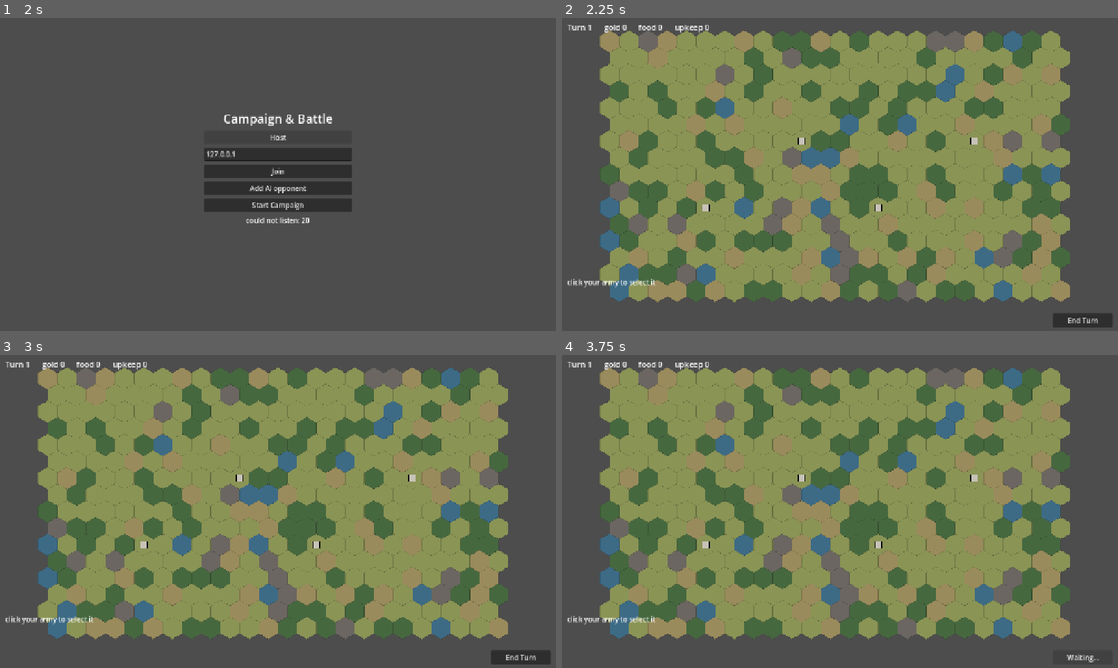
Above: before the commit, frames 1-4 (two rows, left to right).
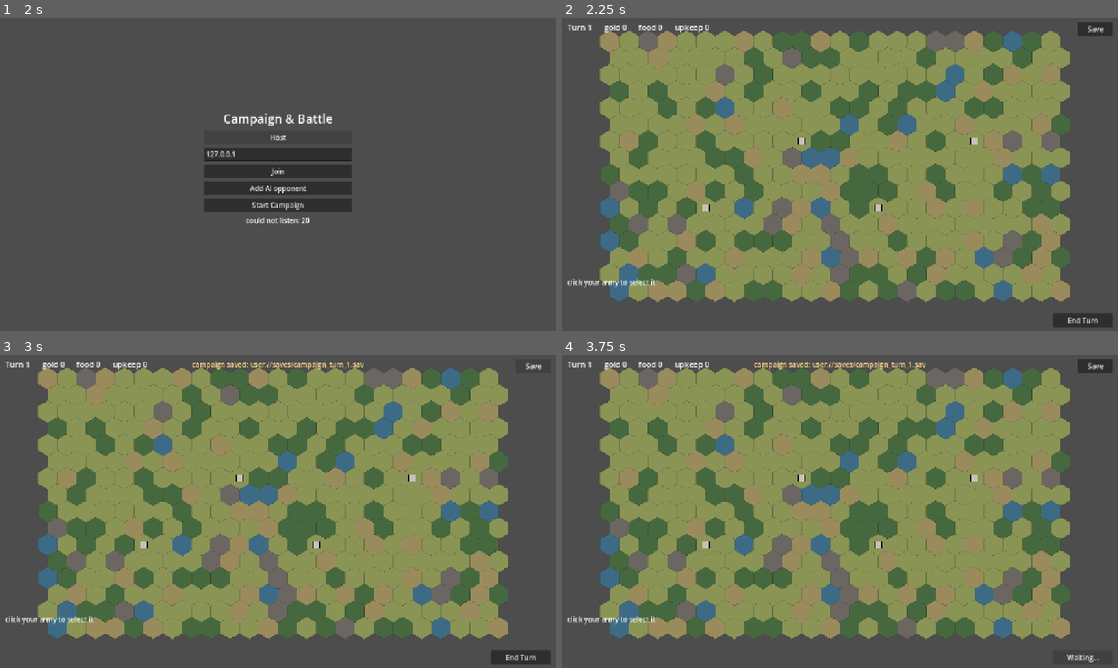
Above: after the commit, the same moments.

Repository: batfiowoof/Frontage
Game: Godot game, scene res://view/main.tscn
The game is run twice, just before and just after one commit, with the same random seed, the same clock (stepped at 60 frames per second) and the same inputs.
Inputs (mouse positions are in pixels of both pictures, inside the frame that each line leads up to):
- Up to frame 1 (2 s): tap Enter at 0.5 s; move the mouse to (400, 158) at 0.52 s; hold D 0.53-1.25 s; click (400, 158) at 0.67 s; click "Host" at 1.25 s
- Up to frame 2 (2.25 s): click "Start Campaign" at 2 s
- Up to frame 3 (3 s): click (533, 367) at 2.75 s, where only the run after the commit has a clickable "Save"
- Up to frame 4 (3.75 s): click "End Turn" at 3.5 s

Frame 1 is identical in both runs. In frame 2, 0.3% of the frame differs, in the area x 92-99%, y 1-6%; in frame 3, 0.4%; in frame 4, 0.6%, in the area x 34-99%, y 1-6%.

Commit message:
M22: save and load a campaign
Snapshot.encode_campaign already did nearly all of this. The part that is not
obvious is that peer ids are random and change every session, so a save stores the
SEATS -- the owner ids in a stable order -- and loading maps them onto whoever has
turned up this time, in order.

CampaignState.remap_owners() re-points settlements, armies, treasuries and ready
flags together. A mapping that misses any one of those silently hands somebody
another player's empire and nothing else in the game would notice it, so the tests
check each separately, and check that neutral ground stays neutral.

A save wanting a different number of players than are at the table is refused
rather than approximated, and saving mid-battle is refused because a campaign is
only coherent between fights.

That is the last of the planned milestones: M12 through M22.

Diff:
--- a/net/net.gd
+++ b/net/net.gd
@@ -11,6 +11,7 @@
 const Autoresolve := preload("res://sim/autoresolve.gd")
 const Ai := preload("res://sim/ai.gd")
 const Replay := preload("res://net/replay.gd")
+const Save := preload("res://net/save.gd")
 const Regiment := preload("res://sim/regiment.gd")
 const Snapshot := preload("res://net/snapshot.gd")
 const Orders := preload("res://net/orders.gd")
@@ -28,6 +29,7 @@
 signal order_rejected(peer_id, reason)
 signal news(text)          # something happened that a player should be told about
 signal replay_saved(path)
+signal campaign_saved(path)
 signal connection_failed
 signal server_left
 
@@ -150,6 +152,39 @@
 	campaign = CampaignState.generate(player_ids(), map_seed)
 	broadcast_campaign()
 	campaign_updated.emit(campaign)
+
+
+## Server only. A campaign is only coherent between battles, so saving mid-fight is
+## refused rather than half-done.
+func save_campaign(path := "") -> String:
+	if not is_server() or campaign == null or battle != null:
+		return ""
+	var written: String = Save.of(campaign, player_ids()).save(path)
+	if not written.is_empty():
+		_announce("campaign saved: %s" % written)
+		campaign_saved.emit(written)
+	return written
+
+
+## Server only. Everyone has to be here first: the seats are filled in order, so a
+## different number of players is a different game.
+func load_campaign(path: String) -> bool:
+	if not is_server():
+		return false
+	var file = Save.load_from(path)
+	if file == null:
+		push_warning("[save] %s will not load" % path)
+		return false
+	var restored = file.restore(player_ids())
+	if restored == null:
+		push_warning("[save] that save wants %d players and %d are here" % [
+			file.seats.size(), player_ids().size()])
+		return false
+	campaign = restored
+	broadcast_campaign()
+	campaign_updated.emit(campaign)
+	_announce("campaign loaded from turn %d" % campaign.turn)
+	return true
 
 
 func broadcast_campaign() -> void:
--- /dev/null
+++ b/net/save.gd
@@ -0,0 +1,120 @@
+extends RefCounted
+## A campaign, kept.
+##
+## The snapshot codec already does nearly all of this. The part that is not obvious is
+## that **peer ids are random and change every session**, so a save stores the SEATS --
+## the owner ids in a stable order -- and loading maps them onto whoever has turned up
+## this time. Get that wrong and somebody silently inherits another player's empire.
+
+const Snapshot := preload("res://net/snapshot.gd")
+const CampaignState := preload("res://sim/campaign_state.gd")
+
+const VERSION := 1
+const FOLDER := "user://saves"
+const MAX_SEATS := 8
+
+var campaign := PackedByteArray()
+var seats := []                        # owner ids as they were, in a stable order
+var turn := 0
+
+
+static func of(cs, seating: Array):
+	var s = new()
+	s.campaign = Snapshot.encode_campaign(cs)
+	s.seats = seating.duplicate()
+	s.turn = cs.turn
+	return s
+
+
+func to_bytes() -> PackedByteArray:
+	return var_to_bytes([VERSION, campaign, seats, turn])
+
+
+## A save file comes from outside the program, so it gets checked like anything else.
+static func from_bytes(data: PackedByteArray):
+	if data.size() < 4:
+		return null
+	var d = bytes_to_var(data)
+	if typeof(d) != TYPE_ARRAY or d.size() != 4:
+		return null
+	if typeof(d[0]) != TYPE_INT or d[0] != VERSION:
+		return null
+	if typeof(d[1]) != TYPE_PACKED_BYTE_ARRAY or typeof(d[2]) != TYPE_ARRAY:
+		return null
+	if typeof(d[3]) != TYPE_INT or d[3] < 0:
+		return null
+	if d[2].is_empty() or d[2].size() > MAX_SEATS:
+		return null
+	var seen := {}
+	for owner in d[2]:
+		if typeof(owner) != TYPE_INT or seen.has(owner):
+			return null                    # two seats with the same id is not a game
+		seen[owner] = true
+	if Snapshot.decode_campaign(d[1]) == null:
+		return null                        # a save whose campaign will not load is no save
+
+	var s = new()
+	s.campaign = d[1]
+	s.seats = d[2]
+	s.turn = d[3]
+	return s
+
+
+## Rebuild the campaign with `players` sitting in the saved seats, in order. Returns null
+## if the table does not have the right number of chairs.
+func restore(players: Array):
+	if players.size() != seats.size():
+		return null
+	var cs = Snapshot.decode_campaign(campaign)
+	if cs == null:
+		return null
+	var mapping := {}
+	for i in seats.size():
+		mapping[seats[i]] = players[i]
+	cs.remap_owners(mapping)
+	return cs
+
+
+# --- storage --------------------------------------------------------------
+
+func save(path := "") -> String:
+	if campaign.is_empty():
+		return ""
+	if path.is_empty():
+		path = "%s/campaign_turn_%d.sav" % [FOLDER, turn]
+	DirAccess.make_dir_recursive_absolute(path.get_base_dir())
+	var f := FileAccess.open(path, FileAccess.WRITE)
+	if f == null:
+		push_warning("[save] could not write %s" % path)
+		return ""
+	f.store_buffer(to_bytes())
+	f.close()
+	return path
+
+
+static func load_from(path: String):
+	if not FileAccess.file_exists(path):
+		return null
+	var f := FileAccess.open(path, FileAccess.READ)
+	if f == null:
+		return null
+	var data := f.get_buffer(f.get_length())
+	f.close()
+	return from_bytes(data)
+
+
+## The most recent save on disk, or "" if there are none.
+static func newest() -> String:
+	var dir := DirAccess.open(FOLDER)
+	if dir == null:
+		return ""
+	var best := ""
+	var best_time := -1
+	for name in dir.get_files():
+		if not name.ends_with(".sav"):
+			continue
+		var when := FileAccess.get_modified_time(FOLDER + "/" + name)
+		if when > best_time:
+			best_time = when
+			best = FOLDER + "/" + name
+	return best
--- a/sim/campaign_state.gd
+++ b/sim/campaign_state.gd
@@ -311,6 +311,28 @@
 	return false
 
 
+## Hand every seat to a new owner id. Peer ids are random per session, so loading a
+## save means the empires have to be re-pointed at whoever has actually turned up; a
+## mapping that misses anything silently gives somebody else's empire away.
+func remap_owners(mapping: Dictionary) -> void:
+	for s: Dictionary in settlements:
+		if mapping.has(s["owner"]):
+			s["owner"] = mapping[s["owner"]]
+	for a in armies.values():
+		if mapping.has(a["owner"]):
+			a["owner"] = mapping[a["owner"]]
+	gold = _remapped(gold, mapping)
+	food = _remapped(food, mapping)
+	ready = _remapped(ready, mapping)
+
+
+static func _remapped(book: Dictionary, mapping: Dictionary) -> Dictionary:
+	var out := {}
+	for owner in book:
+		out[mapping.get(owner, owner)] = book[owner]
+	return out
+
+
 func sorted_army_ids() -> Array:
 	var ids := armies.keys()
 	ids.sort()
--- a/tests/run.gd
+++ b/tests/run.gd
@@ -18,6 +18,7 @@
 	"res://tests/test_formations.gd",
 	"res://tests/test_shooting.gd",
 	"res://tests/test_hex.gd",
+	"res://tests/test_save.gd",
 ]
 
 
--- /dev/null
+++ b/tests/test_save.gd
@@ -0,0 +1,139 @@
+extends RefCounted
+## M22: a campaign that survives the host being closed.
+
+const Save := preload("res://net/save.gd")
+const Snapshot := preload("res://net/snapshot.gd")
+const Campaign := preload("res://sim/campaign_state.gd")
+const Rules := preload("res://sim/rules.gd")
+
+const OLD := [7001, 7002]
+const NEW := [31, 4242]
+
+
+func _played(seats := OLD):
+	var cs = Campaign.generate(seats, 771)
+	cs.gold[seats[0]] = 4321
+	cs.food[seats[1]] = 99
+	cs.set_ready(seats[0], true)
+	cs.end_turn()
+	return cs
+
+
+# --- seats, which is the whole problem ------------------------------------
+
+func test_a_save_restores_every_empire_to_the_right_player(t) -> void:
+	# Peer ids are random per session, so loading has to re-point the empires at whoever
+	# has actually turned up. Getting this wrong hands one player another's empire, and
+	# nothing else in the game would notice.
+	var before = _played()
+	var towns_before: int = before.settlements_of(OLD[0])
+	var men_before: int = before.men_of(OLD[0])
+	var gold_before: int = before.gold[OLD[0]]
+
+	var file = Save.of(before, OLD)
+	var after = file.restore(NEW)
+	t.ok(after != null, "restores")
+	if after == null:
+		return
+
+	t.eq(after.settlements_of(NEW[0]), towns_before, "seat one's towns went to player one")
+	t.eq(after.men_of(NEW[0]), men_before)
+	t.eq(after.gold[NEW[0]], gold_before)
+	t.eq(after.settlements_of(OLD[0]), 0, "and nothing is still pointed at the old id")
+	t.eq(after.men_of(OLD[0]), 0)
+
+
+func test_the_second_seat_is_not_given_the_first_ones_empire(t) -> void:
+	var before = _played()
+	before.gold[OLD[0]] = 11111
+	before.gold[OLD[1]] = 22222
+	var after = Save.of(before, OLD).restore(NEW)
+	t.eq(after.gold[NEW[0]], 11111)
+	t.eq(after.gold[NEW[1]], 22222, "seats are filled in order, not shuffled")
+
+
+func test_neutral_ground_stays_neutral(t) -> void:
+	var before = _played()
+	var neutral_before: int = before.settlements_of(0)
+	var after = Save.of(before, OLD).restore(NEW)
+	t.eq(after.settlements_of(0), neutral_before, "nobody inherits the free towns")
+
+
+func test_a_save_for_a_different_number_of_players_is_refused(t) -> void:
+	var file = Save.of(_played(), OLD)
+	t.eq(file.restore([1]), null, "too few at the table")
+	t.eq(file.restore([1, 2, 3]), null, "too many")
+
+
+# --- the rest of the campaign survives ------------------------------------
+
+func test_the_map_and_the_turn_come_back(t) -> void:
+	var before = _played()
+	before.gold[OLD[0]] = 100000
+	var tile := -1
+	for i in before.improvements.size():
+		if before.can_improve(OLD[0], i, &"farm"):
+			tile = i
+			break
+	if tile >= 0:
+		before.improve(OLD[0], tile, &"farm")
+
+	var after = Save.of(before, OLD).restore(NEW)
+	t.eq(after.turn, before.turn)
+	t.eq(after.terrain, before.terrain)
+	t.eq(after.improvements, before.improvements)
+	if tile >= 0:
+		t.eq(after.improvement_at(tile), &"farm", "the land keeps what was done to it")
+
+
+func test_armies_keep_their_regiments_and_their_wounds(t) -> void:
+	var before = _played()
+	var army_id: int = before.sorted_army_ids()[0]
+	before.armies[army_id]["regiments"][0][1] = 17
+	var after = Save.of(before, OLD).restore(NEW)
+	t.eq(after.armies[army_id]["regiments"][0][1], 17,
+		"a battered regiment is still battered after a reload")
+
+
+# --- storage --------------------------------------------------------------
+
+func test_a_save_round_trips_through_bytes(t) -> void:
+	var file = Save.of(_played(), OLD)
+	var back = Save.from_bytes(file.to_bytes())
+	t.ok(back != null)
+	if back == null:
+		return
+	t.eq(back.seats, file.seats)
+	t.eq(back.turn, file.turn)
+	t.eq(back.campaign, file.campaign)
+	t.ok(back.restore(NEW) != null)
+
+
+func test_a_save_survives_a_file(t) -> void:
+	var file = Save.of(_played(), OLD)
+	var path: String = file.save("user://saves/test_round_trip.sav")
+	t.ok(not path.is_empty(), "written")
+	var back = Save.load_from(path)
+	t.ok(back != null, "read back")
+	if back != null:
+		t.eq(back.seats, OLD)
+		t.ok(back.restore(NEW) != null)
+	DirAccess.remove_absolute(path)
+
+
+func test_a_broken_save_is_refused_rather_than_crashed(t) -> void:
+	t.eq(Save.from_bytes(PackedByteArray()), null, "empty")
+	t.eq(Save.from_bytes(var_to_bytes("nope")), null, "not an array")
+	t.eq(Save.from_bytes(var_to_bytes([99, PackedByteArray(), [1, 2], 3])), null, "wrong version")
+	t.eq(Save.from_bytes(var_to_bytes([Save.VERSION, PackedByteArray(), [], 3])), null, "nobody playing")
+	t.eq(Save.from_bytes(var_to_bytes([Save.VERSION, PackedByteArray(), [5, 5], 3])), null,
+		"two seats with the same id is not a game")
+	t.eq(Save.from_bytes(var_to_bytes([Save.VERSION, PackedByteArray([1, 2, 3]), [1, 2], 3])), null,
+		"a campaign that will not decode is no save at all")
+	t.eq(Save.load_from("user://saves/there_is_no_such_file.sav"), null)
+
+
+func test_an_empty_save_writes_nothing(t) -> void:
+	var file = Save.new()
+	t.eq(file.save("user://saves/should_not_exist.sav"), "")
+	t.ok(not FileAccess.file_exists("user://saves/should_not_exist.sav"))
--- a/view/campaign/campaign_view.gd
+++ b/view/campaign/campaign_view.gd
@@ -106,6 +106,15 @@
 		b.pressed.connect(_on_build.bind(building))
 		_build_bar.add_child(b)
 		_build_buttons[building] = b
+
+	if Net.is_server():
+		var save := Button.new()
+		save.text = "Save"
+		save.set_anchors_preset(Control.PRESET_TOP_RIGHT)
+		save.position = Vector2(-92, 10)
+		save.custom_minimum_size = Vector2(80, 28)
+		save.pressed.connect(func() -> void: Net.save_campaign())
+		layer.add_child(save)
 
 	_end_turn = Button.new()
 	_end_turn.set_anchors_preset(Control.PRESET_BOTTOM_RIGHT)
--- a/view/main.gd
+++ b/view/main.gd
@@ -4,6 +4,7 @@
 const CampaignView := preload("res://view/campaign/campaign_view.gd")
 const BattleView := preload("res://view/battle/battle_view.gd")
 const Replay := preload("res://net/replay.gd")
+const Save := preload("res://net/save.gd")
 
 var _screen: Node = null
 var _lobby: CanvasLayer
@@ -12,9 +13,11 @@
 var _address: LineEdit
 var _start: Button
 var _add_ai: Button
+var _load: Button
 var _autostart := false
 var _demo_battle := false
 var _replay_path := ""
+var _load_path := ""
 
 
 func _ready() -> void:
@@ -43,6 +46,9 @@
 			_replay_path = args[i + 1]
 			_autostart = true
 			_on_host()
+		elif args[i] == "--load" and i + 1 < args.size():
+			_load_path = args[i + 1]
+			_autostart = true
 		elif args[i] == "--ai" and i + 1 < args.size():
 			for n in int(args[i + 1]):
 				Net.add_ai()
@@ -61,6 +67,12 @@
 		return
 	if not (_autostart and Net.is_server() and Net.players.size() >= 2):
 		return
+	if not _load_path.is_empty() and Net.campaign == null:
+		var wanted := _load_path
+		_load_path = ""
+		if not Net.load_campaign(wanted):
+			_say("that save will not load")
+		return
 	if _demo_battle and Net.battle == null and Net.campaign == null:
 		Net.start_campaign()
 		Net.start_demo_battle()
@@ -110,6 +122,18 @@
 		_refresh_lobby())
 	box.add_child(_add_ai)
 
+	_load = Button.new()
+	_load.text = "Load last campaign"
+	_load.visible = false
+	_load.pressed.connect(func() -> void:
+		var newest := Save.newest()
+		if newest.is_empty():
+			_say("no saved campaigns")
+		elif not Net.load_campaign(newest):
+			_say("that save does not fit this table")
+		)
+	box.add_child(_load)
+
 	_start = Button.new()
 	_start.text = "Start Campaign"
 	_start.visible = false
@@ -146,6 +170,7 @@
 	# the map or the economy without launching a second process.
 	_start.visible = Net.is_server() and Net.campaign == null
 	_add_ai.visible = _start.visible
+	_load.visible = _start.visible and not Save.newest().is_empty()
 	var names := PackedStringArray()
 	for id: int in Net.player_ids():
 		names.append("player %d%s" % [id, "  (you)" if id == Net.my_id() else ""])
Not shown, changed: CLAUDE.md
